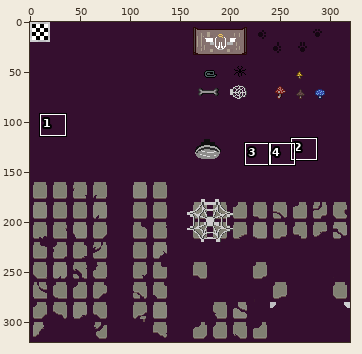
Sprite sheet: tilesets/tGrassR/output_tileset.png. The first picture is a wide view before the edit; the outline marks the close-up.
Close-up. Before the commit:
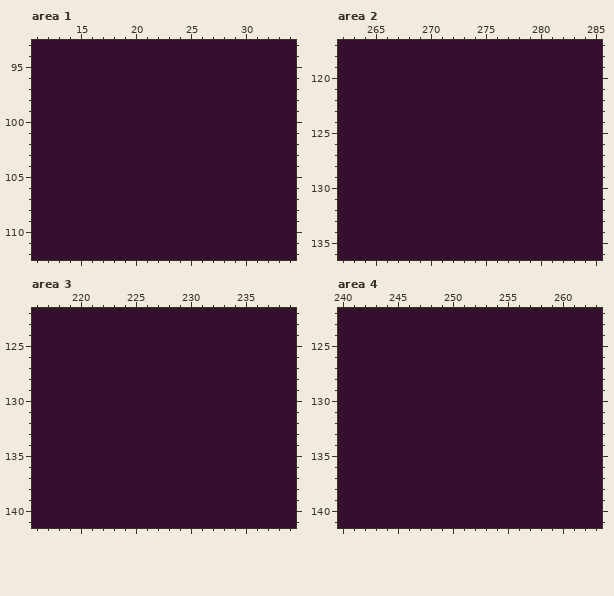
The file is 320x320 pixels. Pixels under 10% opacity are left out. Colours within 5 levels of each other are drawn and written as one. Shown: area 1: x 11..34, y 93..112; area 2: x 262..285, y 117..136; area 3: x 216..239, y 122..141; area 4: x 240..263, y 122..141. The commit also changed other parts of the picture, which this record leaves out.
New version:
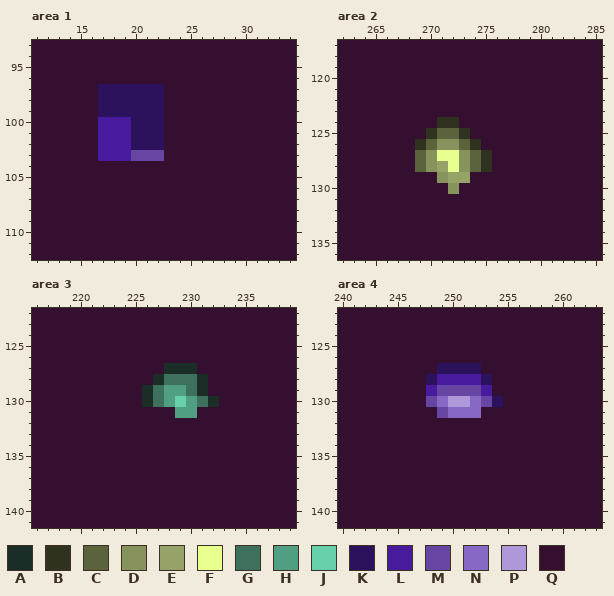
Palette (. is transparent): A #1a2d26  B #2e321f  C #5a633c  D #86935c  E #95a368  F #e7ff8f  G #3d715e  H #519f83  J #66d1aa  K #2c125c  L #481a9d  M #6746a3  N #8868c5  P #af98da  Q #350f2f
Diff:
--- area 1
@@ x 15..24 @@
  96 QQQQQQQQQQ
- 97 QQQQQQQQQQ
- 98 QQQQQQQQQQ
- 99 QQQQQQQQQQ
-100 QQQQQQQQQQ
-101 QQQQQQQQQQ
-102 QQQQQQQQQQ
-103 QQQQQQQQQQ
+ 97 QQKKKKKKQQ
+ 98 QQKKKKKKQQ
+ 99 QQKKKKKKQQ
+100 QQLLLKKKQQ
+101 QQLLLKKKQQ
+102 QQLLLKKKQQ
+103 QQLLLMMMQQ
 104 QQQQQQQQQQ
--- area 2
@@ x 267..277 @@
 123 QQQQQQQQQQQ
-124 QQQQQQQQQQQ
-125 QQQQQQQQQQQ
-126 QQQQQQQQQQQ
-127 QQQQQQQQQQQ
-128 QQQQQQQQQQQ
-129 QQQQQQQQQQQ
-130 QQQQQQQQQQQ
+124 QQQQBBQQQQQ
+125 QQQBCCBQQQQ
+126 QQBCDDCBQQQ
+127 QQCDFFDCBQQ
+128 QQCDEFDCBQQ
+129 QQQQDEEQQQQ
+130 QQQQQDQQQQQ
 131 QQQQQQQQQQQ
--- area 3
@@ x 224..234 @@
 126 QQQQQQQQQQQ
-127 QQQQQQQQQQQ
-128 QQQQQQQQQQQ
-129 QQQQQQQQQQQ
-130 QQQQQQQQQQQ
-131 QQQQQQQQQQQ
+127 QQQQAAAQQQQ
+128 QQQAGGGAQQQ
+129 QQAGHHGAQQQ
+130 QQAGHJHGAQQ
+131 QQQQQHHQQQQ
 132 QQQQQQQQQQQ
--- area 4
@@ x 246..256 @@
 126 QQQQQQQQQQQ
-127 QQQQQQQQQQQ
-128 QQQQQQQQQQQ
-129 QQQQQQQQQQQ
-130 QQQQQQQQQQQ
-131 QQQQQQQQQQQ
+127 QQQKKKKQQQQ
+128 QQKLLLLKQQQ
+129 QQLMMMMLQQQ
+130 QQMNPPNMKQQ
+131 QQQMNNNQQQQ
 132 QQQQQQQQQQQ
